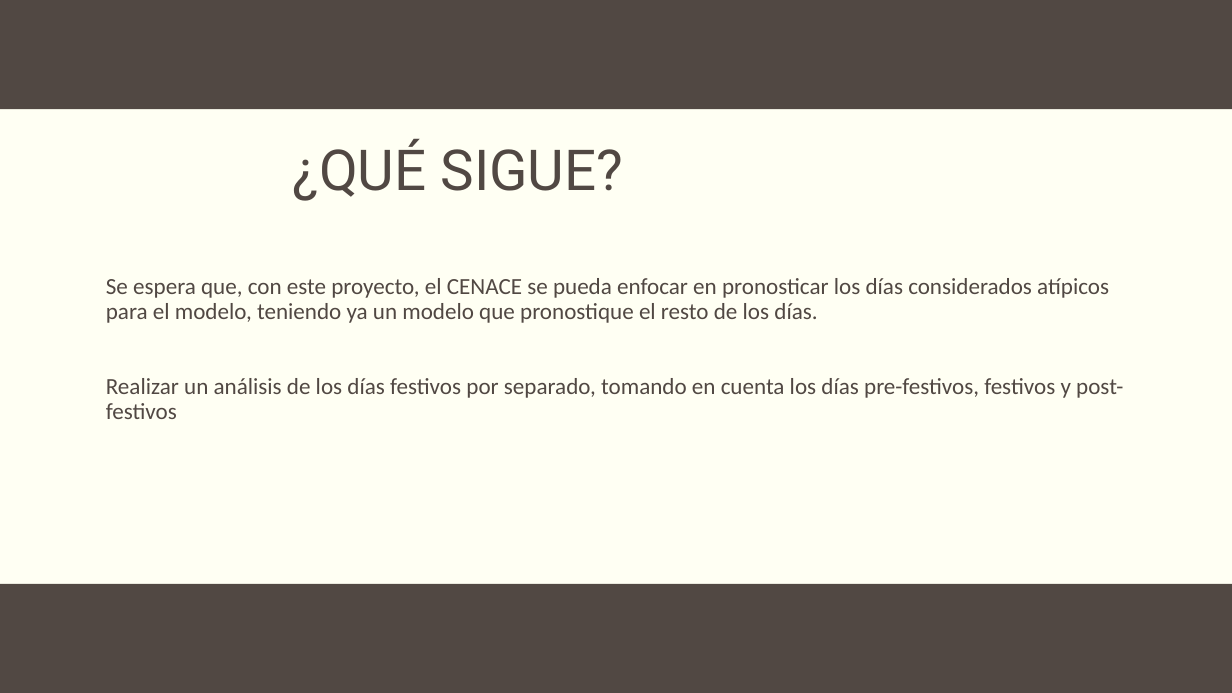
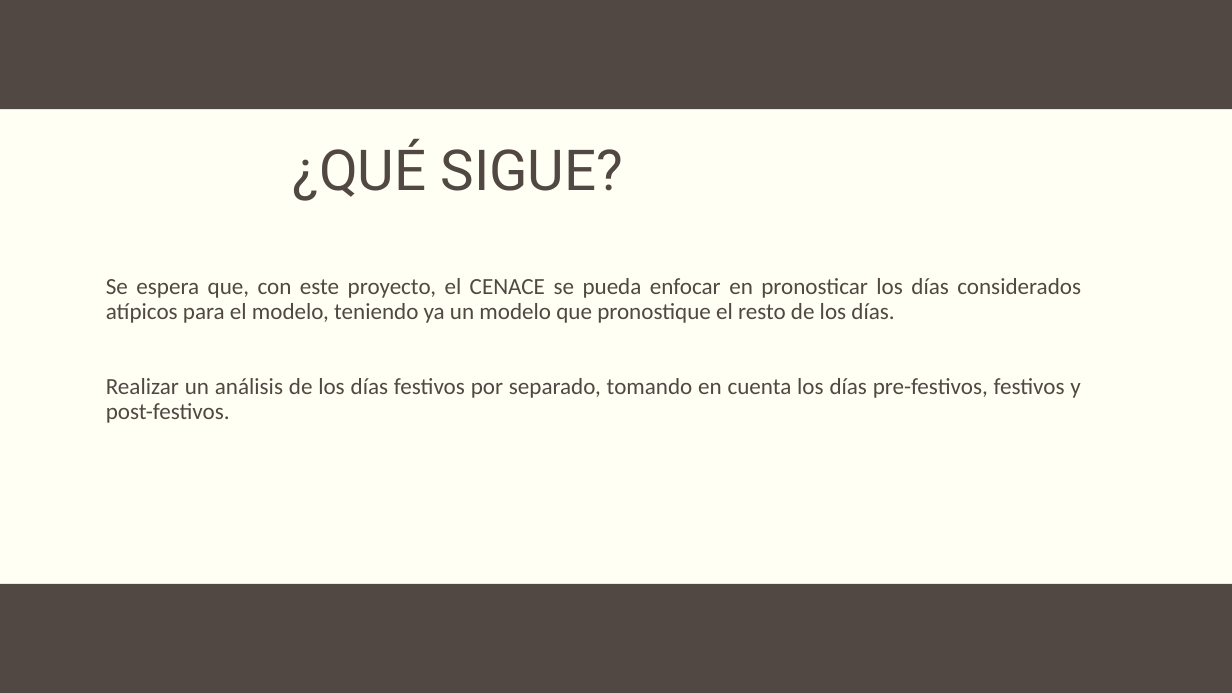
Before and after one commit to ramirezdiana/Forecast-with-fourier, a slide deck: slide 16 of PRONOSTICO DEMANDA NIVEL GERENCIA.pptx (slide 15 before the commit). Drawn at 1232x693 pixels with LibreOffice and Linux fonts; fonts in the diff are those of the drawing; background and template pictures are left out. Boxes give left, top, right and bottom in pixels: in the first picture for what was removed or moved away, otherwise in the second. Text is boxed around its words. In the diff, an @@ line names an element or a change of style, - is before the commit and + after.

```diff
--- a/PRONOSTICO DEMANDA NIVEL GERENCIA.pptx
+++ b/PRONOSTICO DEMANDA NIVEL GERENCIA.pptx
@@ subtitle at (106,278,1081,323): alignment left to justified @@
@@ subtitle at (106,378,1080,423): text changed @@
-Realizar un análisis de los días festivos por separado, tomando en cuenta los días pre-festivos, festivos y post-festivos
+Realizar un análisis de los días festivos por separado, tomando en cuenta los días pre-festivos, festivos y post-festivos.
```
Also in this commit, not shown: 4 other slides changed, 1 slide added, 3 other files.
